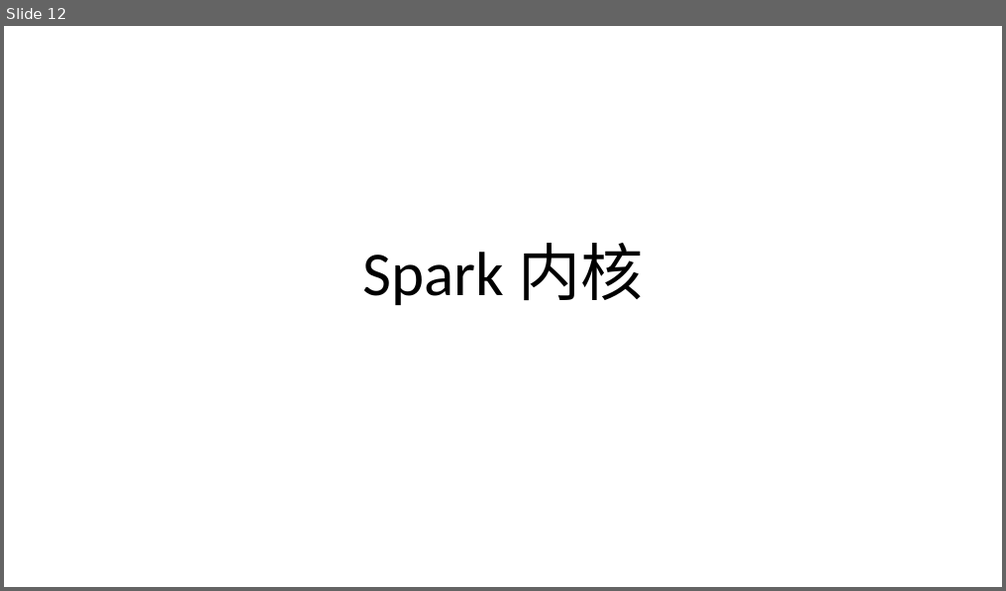
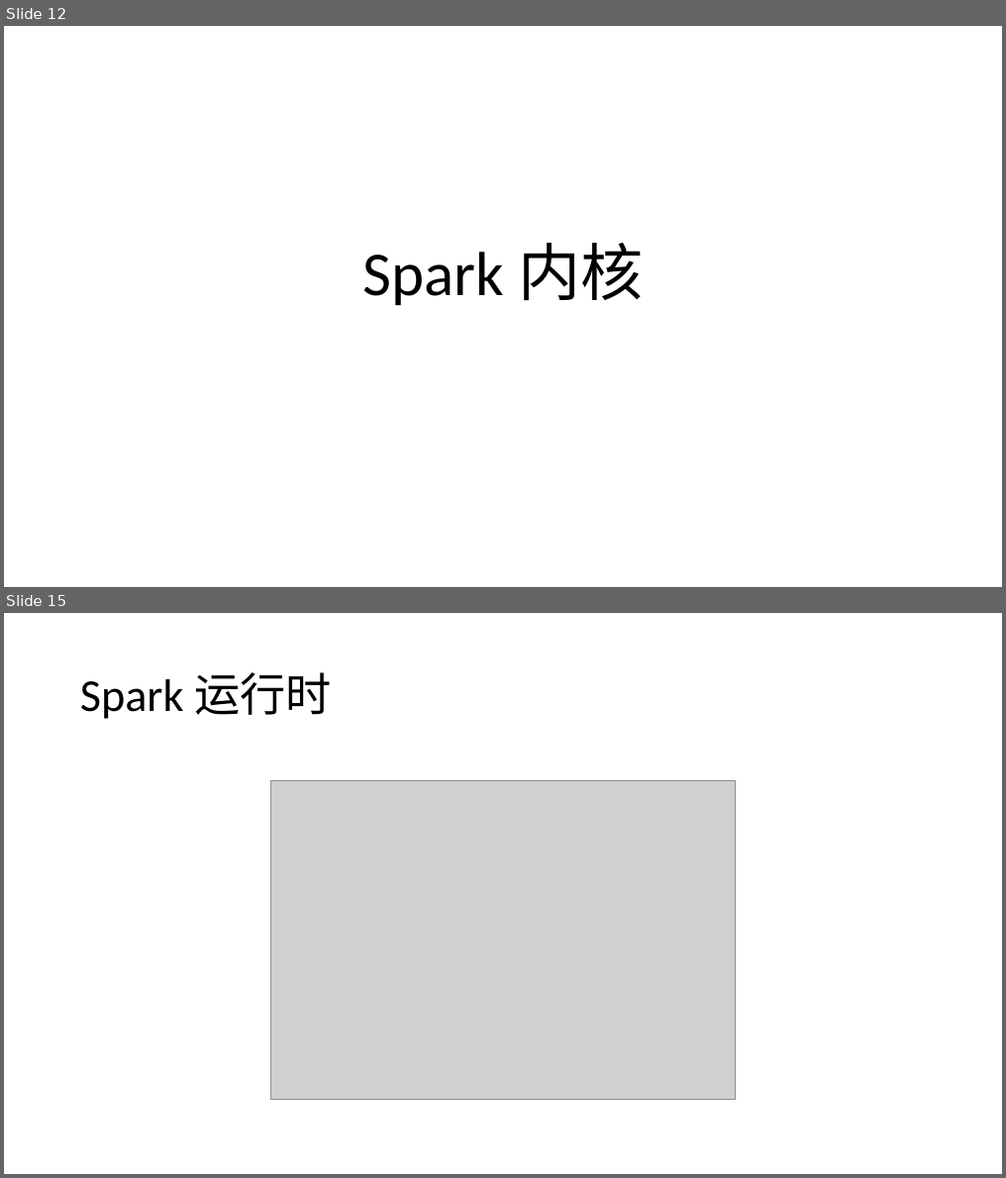
Before and after one commit to zhangpanfeng/darren-spark, a slide deck: doc/Spark.pptx. Shown one above the other, each under a label of ours: slide 12 before the commit, slides 12 and 15 after it; the slides between them are not shown. The pictures are 1006x591 and 1006x1178 pixels, drawn with LibreOffice and Linux fonts; fonts in the diff are those of the drawing; grey boxes stand for pictures. Boxes give left, top, right and bottom in pixels: in the first picture for what was removed or moved away, otherwise in the second. Text is boxed around its words. In the diff, an @@ line names an element or a change of style, - is before the commit and + after.

```diff
--- a/doc/Spark.pptx
+++ b/doc/Spark.pptx
@@ slide 15 added at (4, 613, 1002, 1174), background #FFFFFF @@
@@ title added at (80, 672, 332, 719), 44 pt, text #000000 @@
+Spark 运行时
@@ picture added at (270, 781, 736, 1100) @@
```
Also in this commit, not shown: 1 slide changed, 4 other slides added.
